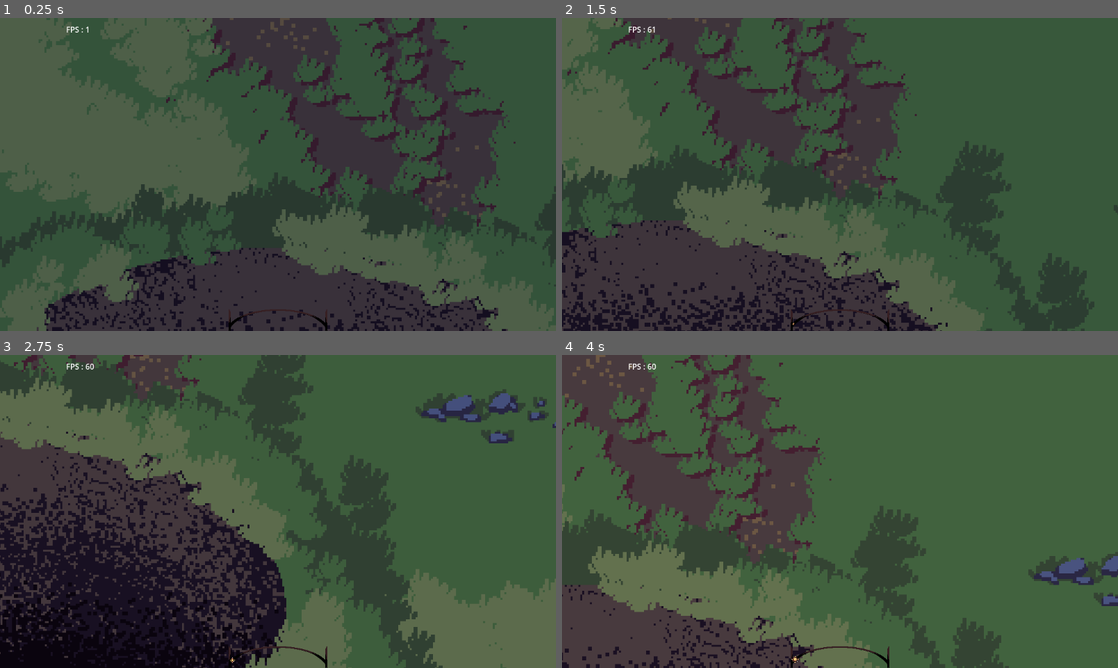
Above: before the commit, frames 1-4 (two rows, left to right).
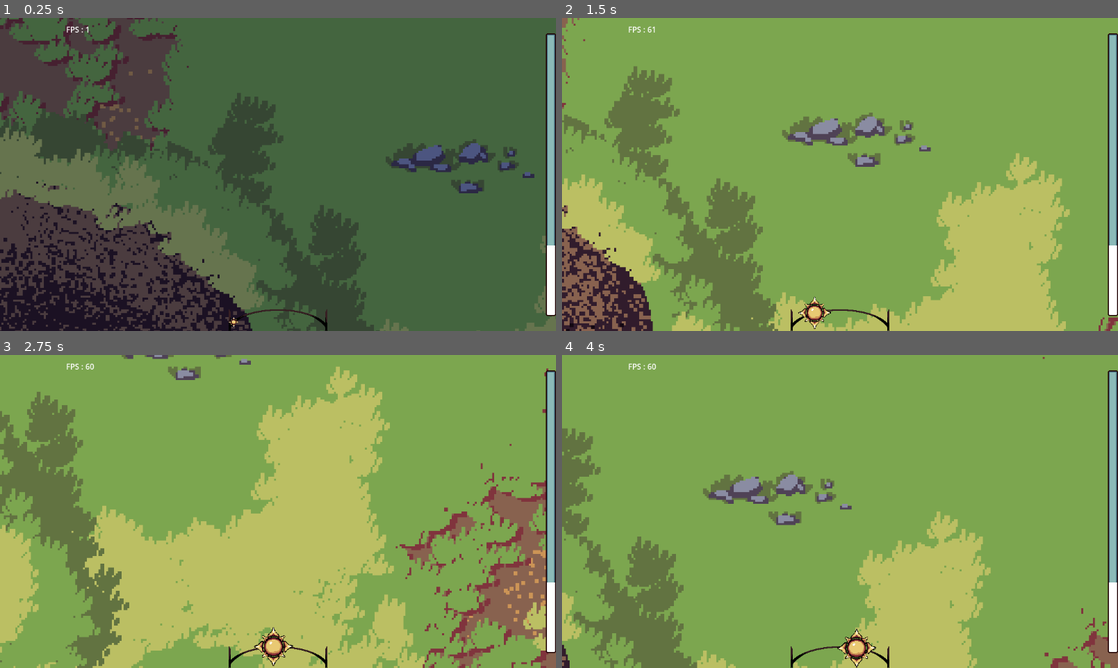
Above: after the commit, the same moments.

Repository: Senjia12/Gamejam2
Game: Godot game, scene res://Level/main.tscn
Two runs of this game, one before a commit and one after it. Both use one fixed random seed, a clock stepped at 60 frames per second and the inputs below.
Inputs (mouse positions are in pixels of both pictures, inside the frame that each line leads up to):
- Up to frame 1 (0.25 s): no input
- Up to frame 2 (1.5 s): move the mouse to (962, 158) at 0.52 s; hold D (right) 0.53-1.28 s; tap Shift (shift) at 0.6 s; click (962, 158) at 0.67 s; move the mouse to (728, 190) at 1.27 s; hold S (down) from 1.28 s (still down); tap Q (attack) at 1.35 s; click (728, 190) at 1.42 s
- Up to frame 3 (2.75 s): tap Shift (shift) at 1.55, 2.3 s; move the mouse to (333, 442) at 2.02 s; release S (down) at 2.03 s; hold D (right) from 2.03 s (still down); right-click (333, 442) at 2.1 s; click (333, 442) at 2.17 s
- Up to frame 4 (4 s): move the mouse to (812, 574) at 2.77 s; release D (right) at 2.78 s; hold W (up) 2.78-3.53 s; click (812, 574) at 2.85 s; tap Shift (shift) at 3.05, 3.8 s; move the mouse to (1006, 558) at 3.52 s; hold A (left) from 3.53 s (still down); tap F (control_spell) at 3.6 s; click (1006, 558) at 3.67 s

The runs differ from the first frame. In frame 1, 48% of the frame differs, in the area x 0-100%, y 0-100%; in frame 2, 96%; in frame 3, 99%; in frame 4, 98%.

Commit message:
consommation de cadavre

Diff:
--- a/coincoin/Globals.gd
+++ b/coincoin/Globals.gd
@@ -1,10 +1,10 @@
 extends Node
 
 
-var night := true
+var night := false
 var bone_counter
 var bone_pill
-
+var mana
 
 var player
 var unit_select := []
--- a/coincoin/Level/day_night_cycle.gd
+++ b/coincoin/Level/day_night_cycle.gd
@@ -1,5 +1,6 @@
 extends AnimationPlayer
 
+const CURSEUR_BASE = preload("res://UI/curseur base.png")
 
 func _ready() -> void:
 	_on_animation_finished("duck")
@@ -7,9 +8,20 @@
 
 func _on_day_duration_timeout() -> void:
 	Globals.night = true
+	for unit in get_tree().get_nodes_in_group("Unit"):
+		unit.enabled()
+	for i in get_tree().get_nodes_in_group("cadavre"):
+		Globals.bone_counter.add_bones(1)
+		i.queue_free()
+
 
 
 func _on_animation_finished(anim_name: StringName) -> void:
-	Globals.night = true
+	Globals.unit_select = []
+	Input.set_custom_mouse_cursor(CURSEUR_BASE)
+
+	Globals.night = false
 	$"day duration".start()
 	play("day nighy")
+	for unit in get_tree().get_nodes_in_group("Unit"):
+		unit.disabled()
--- a/coincoin/Level/main.tscn
+++ b/coincoin/Level/main.tscn
@@ -28,6 +28,9 @@
 [ext_resource type="Texture2D" uid="uid://ghj70d1f3p5n" path="res://UI/achat squellette/ui_invocgeant.png" id="21_btisa"]
 [ext_resource type="Shader" path="res://UI/shader/night aura.gdshader" id="28_ijpyy"]
 [ext_resource type="Script" path="res://Level/night_aura.gd" id="29_ly362"]
+[ext_resource type="Script" path="res://UI/mana/spell_cost.gd" id="29_wrche"]
+[ext_resource type="Texture2D" uid="uid://bk5s4meothho2" path="res://UI/mana/image.png" id="30_wxwx8"]
+[ext_resource type="Texture2D" uid="uid://bvws5n5voidyn" path="res://UI/mana/image (6).png" id="31_l11uv"]
 
 [sub_resource type="CircleShape2D" id="CircleShape2D_r3k5b"]
 radius = 162.788
@@ -314,7 +317,7 @@
 
 [sub_resource type="ParticleProcessMaterial" id="ParticleProcessMaterial_dtv63"]
 particle_flag_disable_z = true
-emission_shape_scale = Vector3(0.31, 0.31, 1)
+emission_shape_scale = Vector3(78, 78, 1)
 emission_shape = 6
 emission_ring_axis = Vector3(0, 0, 1)
 emission_ring_height = 1.0
@@ -434,6 +437,9 @@
 shader_parameter/lod = 5.0
 shader_parameter/mix_percentage = 0.2
 
+[sub_resource type="CircleShape2D" id="CircleShape2D_5w1cw"]
+radius = 139.23
+
 [node name="Main" type="Node2D"]
 
 [node name="Cam controller" type="Camera2D" parent="."]
@@ -512,32 +518,31 @@
 libraries = {
 "": SubResource("AnimationLibrary_1hnvk")
 }
-speed_scale = 0.05
 script = ExtResource("9_d34sj")
 
 [node name="CanvasModulate" type="CanvasModulate" parent="day_night cycle"]
 
 [node name="day duration" type="Timer" parent="day_night cycle"]
-wait_time = 120.0
+wait_time = 6.0
 one_shot = true
 
 [node name="night aura" type="ColorRect" parent="."]
 visible = false
 material = SubResource("ShaderMaterial_y1000")
-offset_left = 170.0
-offset_top = -120.0
-offset_right = 171.0
-offset_bottom = -119.0
-scale = Vector2(252, 252)
+offset_left = -126.0
+offset_top = -126.0
+offset_right = 126.0
+offset_bottom = 126.0
 pivot_offset = Vector2(0.5, 0.5)
 script = ExtResource("29_ly362")
 
 [node name="GPUParticles2D" type="GPUParticles2D" parent="night aura"]
 modulate = Color(1, 1, 1, 0)
-position = Vector2(0.498016, 0.498016)
+position = Vector2(126, 126)
 amount = 256
 process_material = SubResource("ParticleProcessMaterial_dtv63")
 lifetime = 0.5
+local_coords = true
 
 [node name="spawn" type="AnimationPlayer" parent="night aura"]
 libraries = {
@@ -990,8 +995,35 @@
 text = "FPS : "
 script = ExtResource("9_wtiph")
 
-[node name="Camera2D" type="Camera2D" parent="."]
-zoom = Vector2(0.08, 0.08)
+[node name="Spell cost" type="Node2D" parent="."]
+script = ExtResource("29_wrche")
+
+[node name="spell cost" type="CanvasLayer" parent="Spell cost"]
+
+[node name="mana bar" type="TextureProgressBar" parent="Spell cost/spell cost"]
+anchors_preset = 6
+anchor_left = 1.0
+anchor_top = 0.5
+anchor_right = 1.0
+anchor_bottom = 0.5
+offset_left = -21.0
+offset_top = -292.5
+offset_bottom = 292.5
+grow_horizontal = 0
+grow_vertical = 2
+max_value = 20.0
+step = 0.1
+value = 5.0
+fill_mode = 3
+texture_under = ExtResource("30_wxwx8")
+texture_progress = ExtResource("31_l11uv")
+
+[node name="Area2D" type="Area2D" parent="Spell cost"]
+collision_layer = 16
+collision_mask = 16
+
+[node name="CollisionShape2D" type="CollisionShape2D" parent="Spell cost/Area2D"]
+shape = SubResource("CircleShape2D_5w1cw")
 
 [connection signal="timeout" from="Fosse a squellette/delay" to="Fosse a squellette" method="_on_delay_timeout"]
 [connection signal="timeout" from="Terrain/NavigationRegion2D/Delay" to="Terrain" method="_on_delay_timeout"]
--- a/coincoin/Level/night_aura.gd
+++ b/coincoin/Level/night_aura.gd
@@ -7,7 +7,7 @@
 
 func _physics_process(delta: float) -> void:
 	global_position = Globals.player.global_position - Vector2(126,126)
-	if Input.is_action_just_pressed("shift"):
+	if Input.is_action_just_pressed("shift") && !Globals.night:
 		$spawn.play("spawn")
 		$GPUParticles2D.emitting = true
 		show()
--- /dev/null
+++ b/coincoin/UI/mana/spell_cost.gd
@@ -0,0 +1,23 @@
+extends Node2D
+
+
+@onready var mana_bar: TextureProgressBar = $"spell cost/mana bar"
+
+
+func _ready() -> void:
+	Globals.mana = self
+
+
+func _physics_process(delta: float) -> void:
+	global_position = Globals.player.global_position
+
+
+func cost(mana):
+	for i in mana:
+		if $Area2D.get_overlapping_areas() != []:
+			$Area2D.get_overlapping_areas()[0].get_parent().queue_free()
+		elif mana_bar.value >= 1.0:
+			mana_bar.value -= 1
+		else:
+			return false
+	return true
--- a/coincoin/Unit/cadavre/cadavre.tscn
+++ b/coincoin/Unit/cadavre/cadavre.tscn
@@ -1,7 +1,16 @@
-[gd_scene load_steps=2 format=3 uid="uid://0oceq2d4puup"]
+[gd_scene load_steps=3 format=3 uid="uid://0oceq2d4puup"]
 
 [ext_resource type="Script" path="res://Unit/cadavre/cadavre.gd" id="1_tkysr"]
 
-[node name="Cadavre" type="Sprite2D"]
+[sub_resource type="CircleShape2D" id="CircleShape2D_yfhua"]
+
+[node name="Cadavre" type="Sprite2D" groups=["cadavre"]]
 z_index = -1
 script = ExtResource("1_tkysr")
+
+[node name="Area2D" type="Area2D" parent="."]
+collision_layer = 16
+collision_mask = 16
+
+[node name="CollisionShape2D" type="CollisionShape2D" parent="Area2D"]
+shape = SubResource("CircleShape2D_yfhua")
Not shown: 1 places in coincoin/Level/main.tscn that only renumber resources
Binary file added: coincoin/UI/mana/image (6).png
Not shown, added: coincoin/UI/mana/image (6).png.import
Binary file added: coincoin/UI/mana/image.png
Not shown, added: coincoin/UI/mana/image.png.import
